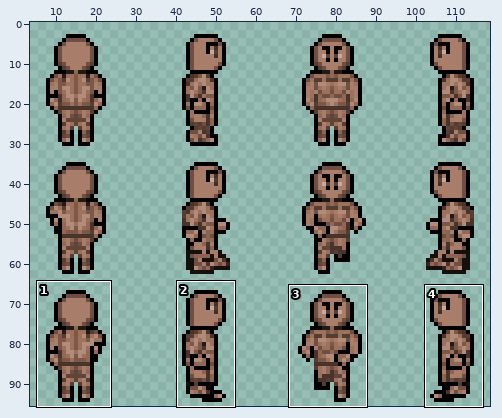
Two versions of one sprite sheet, bin/res/characterCreator/body04.png. Above, an overview of the earlier version with the close-up marked.
Close-up. Before the commit:
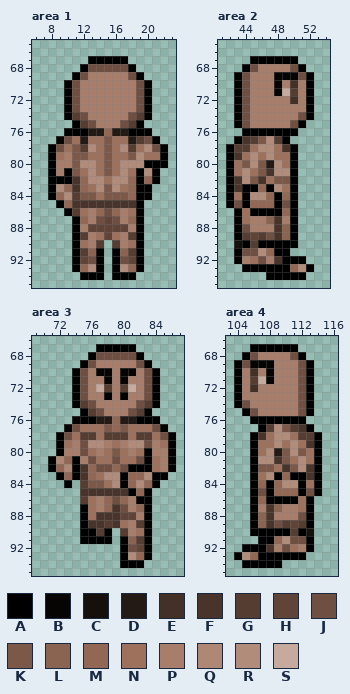
The file is 128x96 pixels. Colours within 5 levels of each other are drawn and written as one. Shown: area 1: x 6..23, y 65..95; area 2: x 41..54, y 65..95; area 3: x 69..87, y 66..95; area 4: x 103..116, y 66..95. The wide view leaves out empty margins. The commit also changed other parts of the picture, which this record leaves out.
Palette (. is transparent): A #000000  B #070504  C #16100d  D #241a15  E #433027  F #49342b  G #553d32  H #5f4437  J #6f4f41  K #7b5848  L #8b6451  M #926855  N #9e715d  P #a87e6b  Q #ae8775  R #b18c7b  S #c6aa9e
Pixels before, area 1, first column x 8:
67 .....AAAAA.....
68 ....AJJJJJA....
69 ...AJPPPPPJA...
70 ..AJPPPPPPPJA..
71 ..AJPPPPPPPJA..
72 ..AJPPPPPPPJA..
73 ..AJPPPPPPPJA..
74 ..AGJPPPPPJGA..
75 ...AGJPPPJGA...
76 ..AAADDMDDAAA..
77 .BJNDNNKNNDGJA.
78 AJNKGRNKNRGNRJA
79 ANPKKNNKNNKRNNA
80 APPKRRNKNRRRAAA
81 APAKNRNKNRNARA.
82 AAAFMRRNRRMAMA.
83 ARMFMNRKRNMAA..
84 AMRGKKNKKKMAA..
85 .AMFFFFFFFFA...
86 ..AGNPMJMPNA...
87 ...AMPJHJPMA...
88 ...APHHHHHPA...
89 ...AGPNHNPGA...
90 ...ANPG.GPNA...
91 ...AGLA.ALGA...
92 ...AHJA.AJHA...
93 ...AMRA.ARMA...
94 ....AAA.AAA....
Pixels before, area 2, first column x 42:
67 ...AAAAAA..
68 ..AJPPPPJA.
69 .AJPPPBBBJA
70 .AJPPPBPEPA
71 .AJPPPBSGPA
72 .AJPPPPPEPA
73 .AJPPPPPPPA
74 .AJPPPPPPJA
75 .AJPPPPPJA.
76 ..AAAAAAA..
77 .AFGKRGA...
78 AGGNRRNFA..
79 AFNRNRNNA..
80 ANKRKDRNA..
81 ANRNKFRRA..
82 AFRKFNKKA..
83 AFAAMARNA..
84 ANARRMAMA..
85 AJAMMMAJA..
86 .ANAAAAMA..
87 .ANPPLFPA..
88 .AJPPPFLA..
89 .AGHGJFLA..
90 .CAGAAAAA..
91 .AJJRMAA...
92 .APNJPFAAA.
93 ..AAAAAAMRA
94 .....AAAAA.
Pixels before, area 3, first column x 71:
67 ......AAAAA.....
68 .....AJJJJJA....
69 ....AJPPPPPJA...
70 ...AJPBBPBBPJA..
71 ...AJPPBPBPPJA..
72 ...AJPSGPGSPJA..
73 ...AJPPAPAPPJA..
74 ...AGJPPPPPJGA..
75 ....AGJPPPJGA...
76 ...BAADDMDDAAA..
77 ..BJNNNKMKNNNJA.
78 .AJNGGNGGGNGGNJA
79 .ANPJRRPNPRRJPNA
80 .APPJNPNKNPNAPPA
81 AQMAPJNNJNNJANPA
82 AMQAFMJJMJAAANPA
83 .AMAFMNRRAMMRAA.
84 ..A.GKKNRAMRMA..
85 ....FFFFFFAMA...
86 ....GNPMJMPAA...
87 ....ANPMFJPMA...
88 ....ANFFFHHPA...
89 ....AFFGFNPGA...
90 ....AAGA.GPNA...
91 ....AAAA.ALGA...
92 .........AJHA...
93 .........ARMA...
94 .........AAA....
Pixels before, area 4, first column x 104:
67 ..AAAAAA...
68 .AJPPPPJA..
69 AJBBBPPPJA.
70 APEPBPPPJA.
71 APGSBPPPJA.
72 APEPPPPPJA.
73 APPPPPPPJA.
74 AJPPPPPPJA.
75 .AJPPPPPJA.
76 ..AAAAAAA..
77 ...AGRKGFA.
78 ..AFNRRNGGA
79 ..ANNRNRNFA
80 ..ANRDKRKNA
81 ..ARRFKNRNA
82 ..AKKNFKRFA
83 ..ANRAMAAFA
84 ..AMAMRRANA
85 ..AJAMMMAJA
86 ..AMAAAANA.
87 ..APFLPPNA.
88 ..ALFPPPJA.
89 ..ALFJGHGA.
90 ..AAAAAGAC.
91 ...AAMRJJA.
92 .AAAFPJNPA.
93 ARMAAAAAA..
94 .AAAAA.....
The same view after the edit:
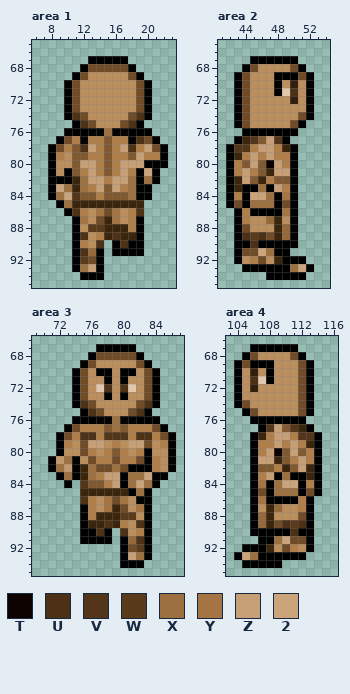
Colours new in this view: T #0d0200  U #4c3116  V #53361a  W #593b1c  X #9d703f  Y #a47543  Z #c79f76  2 #cba47c
What changed:
colour E: #433027 -> #341f0a
colour F: #49342b -> #3b260d
colour J: #6f4f41 -> #6f4c27
colour K: #7b5848 -> #805930
colour L: #8b6451 -> #956a3b
colour N: #9e715d -> #af7e49
colour P: #a87e6b -> #bb8e5e
colour Q: #ae8775 -> #c39a6f
colour S: #c6aa9e -> #e3c7ac
Changed rows in their new state; - is a pixel that keeps its letter.
Area 1:
first column x 9:
74 --U-------U-
75 ---U-----U--
76 ----BBXBB---
77 A--B-----BU-
78 ---UZ---ZU-Z
79 ----------Z-
80 ---ZZ---ZZZ-
81 ----Z---Z--2
82 ---XZZ-ZZX-X
83 2X-X-Z-Z-X--
84 X2V------X--
85 -X--------F-
86 --U--Y-Y--U-
87 ---Y--FY-N--
88 ----WWFFFN--
89 ---U--FUFF--
90 -----U-AUA--
91 ---U----AA--
92 ---W---....-
93 ---XZ--....-
94 -------...--
Area 2:
first column x 48:
69 AAA
70 A--
71 A-U
first column x 43:
77 --V-ZV---
78 VV-ZZ----
79 --Z-Z----
80 --Z-TZ---
81 -Z---ZZ--
82 -Z-------
83 ---X-Z---
84 --22X-Y--
85 --XXX----
86 ------Y--
89 -UWU-----
90 A-U------
91 ---2X----
93 -------X2
Area 3:
first column x 72:
70 -----AA-AA--
71 ------A-A---
72 ------U-U---
74 ---U-------U
75 ----U-----U-
76 --A--BBXBB--
77 -A-----X----
78 ---UU-VVV-UU
79 ----ZZ---ZZ-
81 -X----------
82 X---X--X----
83 -X--X-ZZ-XX2
84 ---V---Z-X2X
85 ----------X-
86 ---U--Y-Y---
87 ------Y---Y-
88 --------WW--
89 ------U---U-
90 -----U--U---
91 ----------U-
92 ----------W-
93 ---------ZX-
Area 4:
first column x 106:
69 AAA
70 --A
71 U-A
first column x 105:
77 ---VZ-V--
78 ----ZZ-VV
79 ----Z-Z--
80 ---ZT-Z--
81 --ZZ---Z-
82 -------Z-
83 ---Z-X---
84 --Y-X22--
85 ----XXX--
86 --Y------
89 -----UWU-
90 ------U-A
91 ----X2---
93 2X-------
